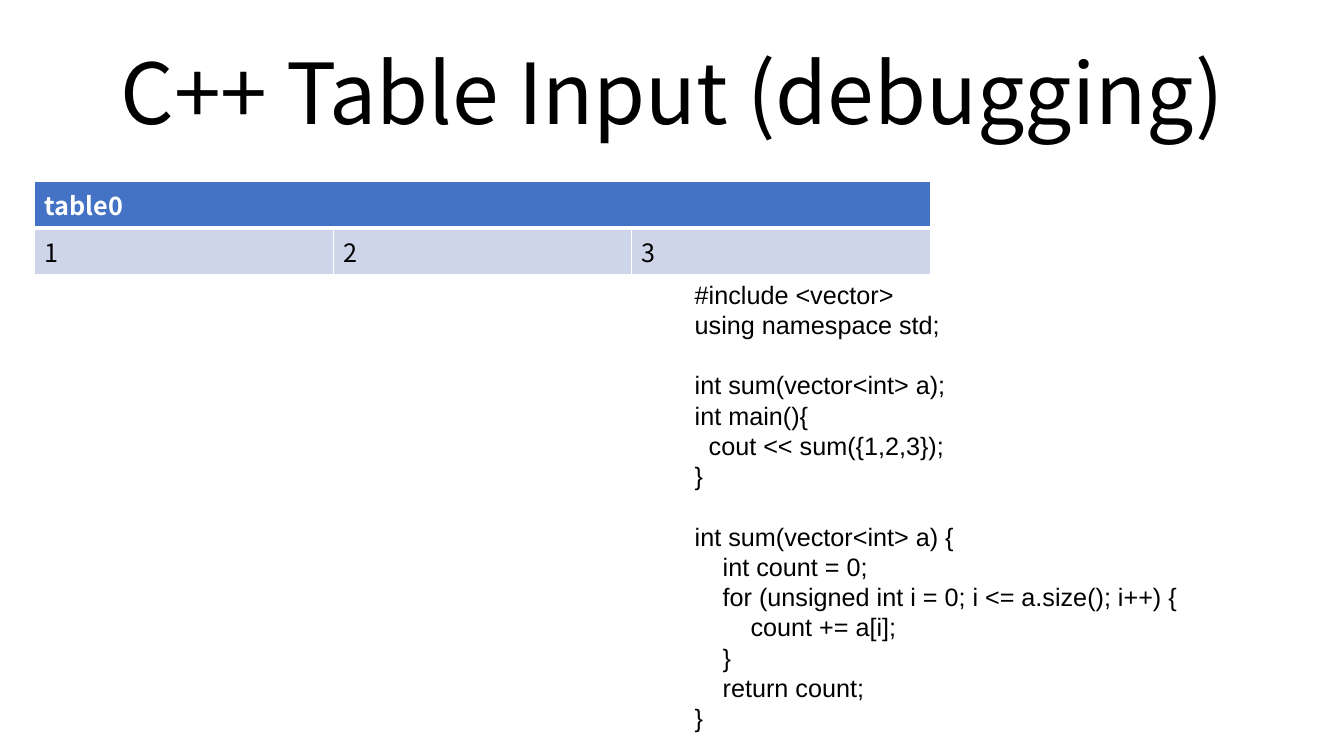
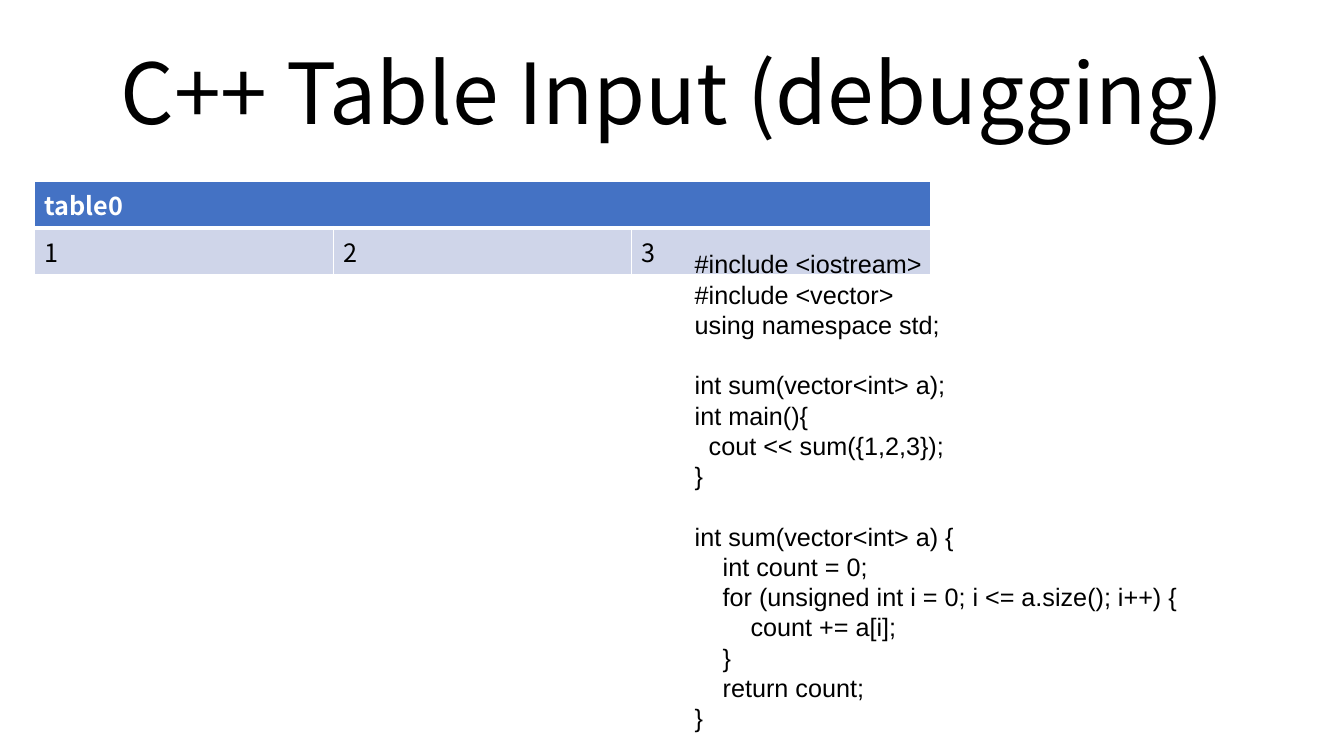
Before and after one commit to Jia-wei-Zhou/Geekppt, a slide deck: slide 8 of VSTO add-in/test_case/AddinTest.pptx. Drawn at 1344x756 pixels with LibreOffice and Linux fonts; fonts in the diff are those of the drawing. Boxes give left, top, right and bottom in pixels: in the first picture for what was removed or moved away, otherwise in the second. Text is boxed around its words. In the diff, an @@ line names an element or a change of style, - is before the commit and + after.

Commit message:
update test case

```diff
--- a/VSTO add-in/test_case/AddinTest.pptx
+++ b/VSTO add-in/test_case/AddinTest.pptx
@@ text at (695, 254, 922, 279): paragraph added @@
+#include <iostream>
```
